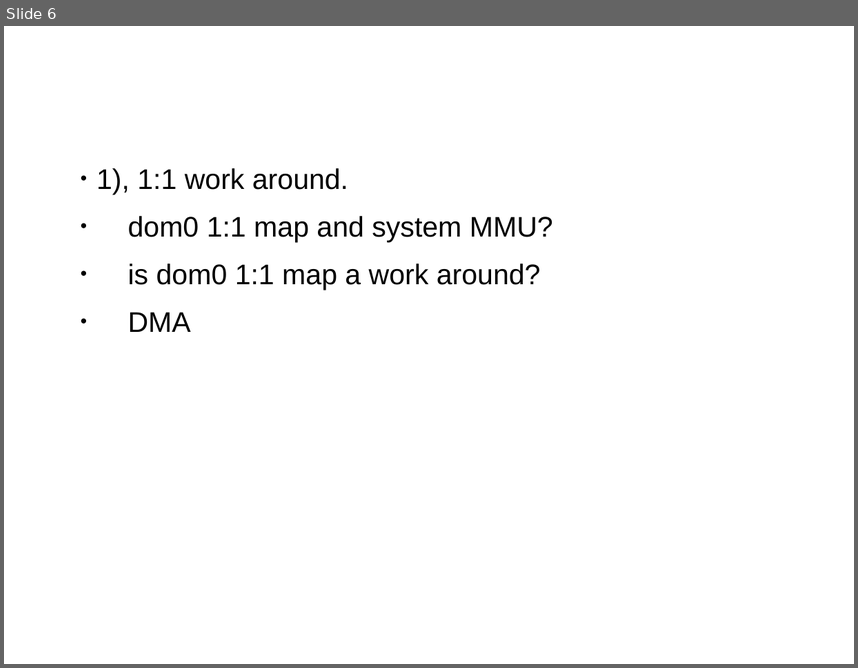
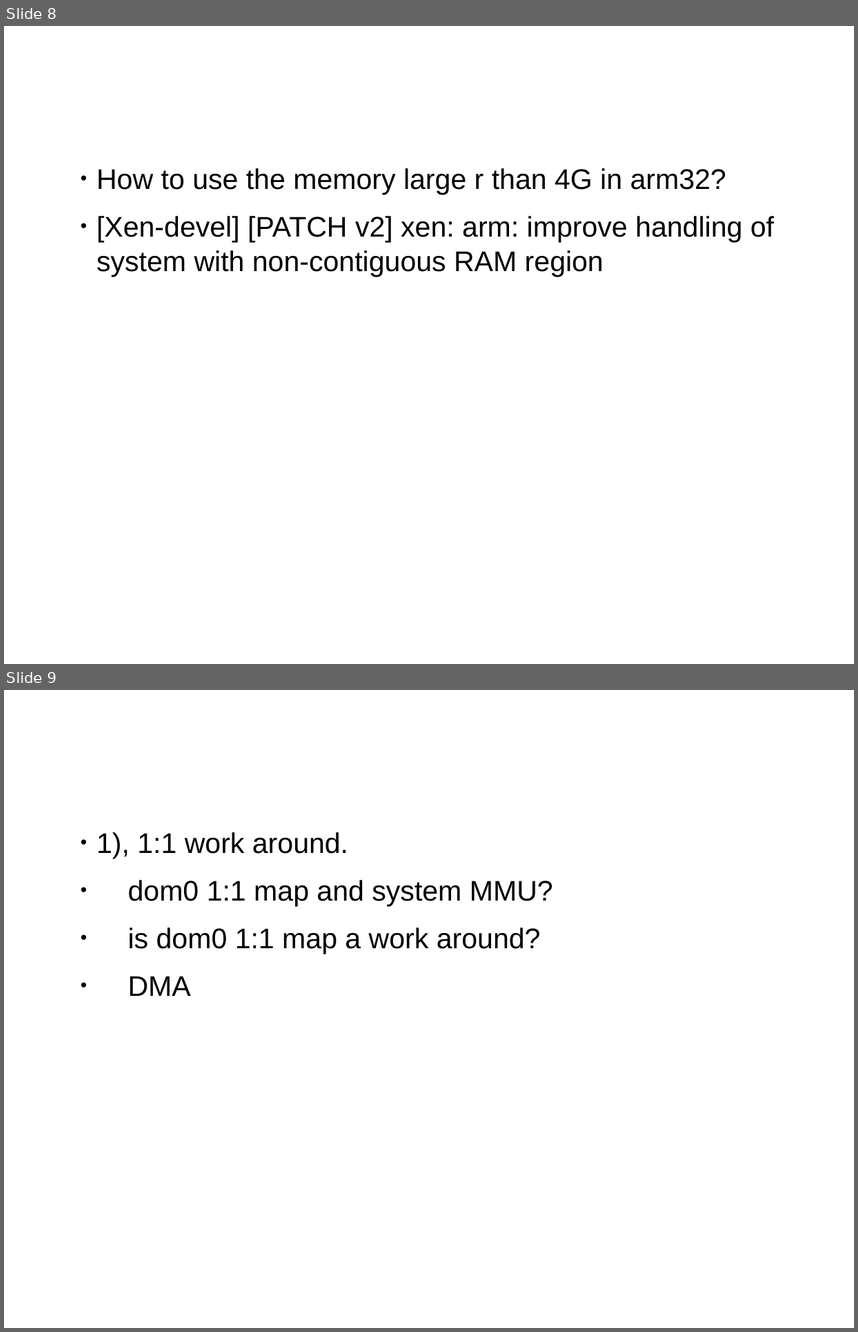
Before and after one commit to bjzhang/open_log, a slide deck: novell/community/ouros/xen_on_cubietruck.odp. Shown one above the other, each under a label of ours: slide 6 before the commit, slides 8 and 9 after it. The pictures are 858x668 and 858x1332 pixels, drawn with LibreOffice and Linux fonts; fonts in the diff are those of the drawing; background and template pictures are left out. Boxes give left, top, right and bottom in pixels: in the first picture for what was removed or moved away, otherwise in the second. Text is boxed around its words. In the diff, an @@ line names an element or a change of style, - is before the commit and + after.

```diff
--- a/novell/community/ouros/xen_on_cubietruck.odp
+++ b/novell/community/ouros/xen_on_cubietruck.odp
@@ slide 8 added at (x1=4, y1=26, x2=854, y2=664), background #FFFFFF; not listed: 1 template element that a slide beside it also shows @@
@@ text added at (x1=96, y1=168, x2=774, y2=276), 24 pt, text #000000 @@
+• How to use the memory large r than 4G in arm32?
+• [Xen-devel] [PATCH v2] xen: arm: improve handling of system with non-contiguous RAM region
@@ what was slide 6 is now slide 9 @@
```
Also in this commit, not shown: 2 other slides added, 1 other file.
